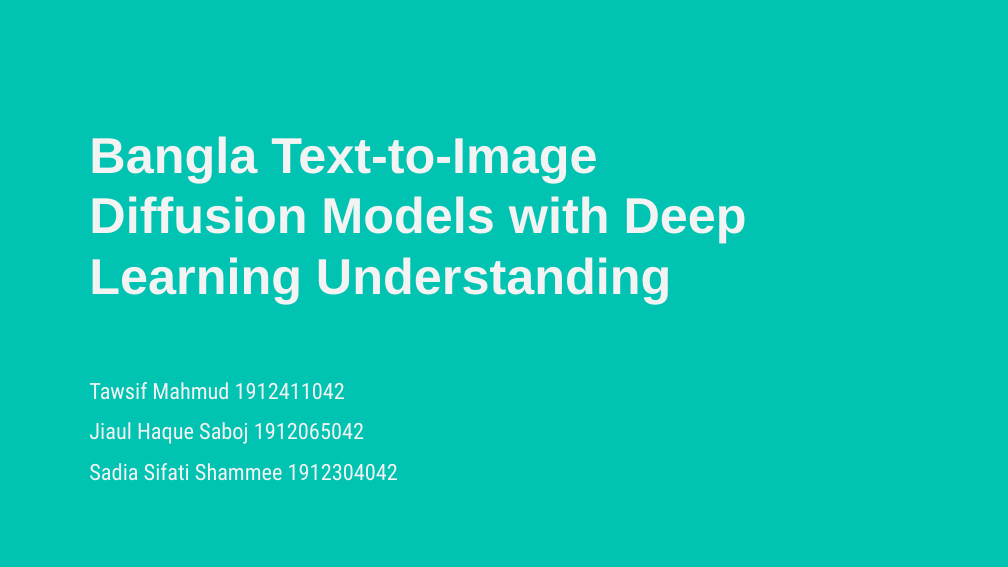
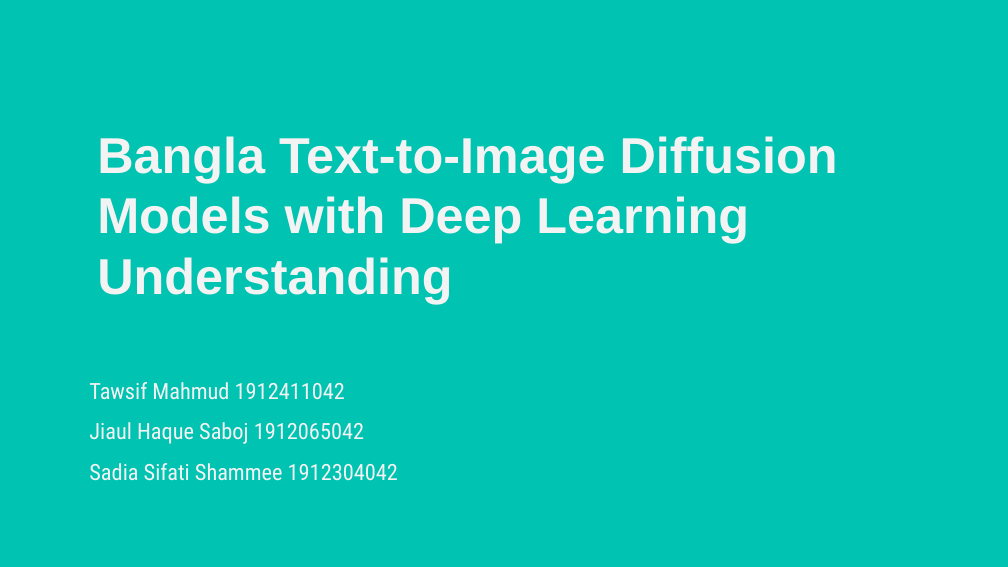
Before and after one commit to tawsifmahmud05/Bangla_Text-to-Image_Generation, a slide deck: slide 1 of Project Idea/CSE499AProjectIdea.pptx. Drawn at 1008x567 pixels with LibreOffice and Linux fonts; fonts in the diff are those of the drawing; background and template pictures are left out. Boxes give left, top, right and bottom in pixels: in the first picture for what was removed or moved away, otherwise in the second. Text is boxed around its words. In the diff, an @@ line names an element or a change of style, - is before the commit and + after.

```diff
--- a/Project Idea/CSE499AProjectIdea.pptx
+++ b/Project Idea/CSE499AProjectIdea.pptx
@@ title "Bangla Text-to-Image Diffusion Models with ..." rewrapped from [89,136,747,304] to [97,136,838,304] @@
```
Also in this commit, not shown: 1 other slide changed, 1 slide added, 1 slide removed, 3 other files.
